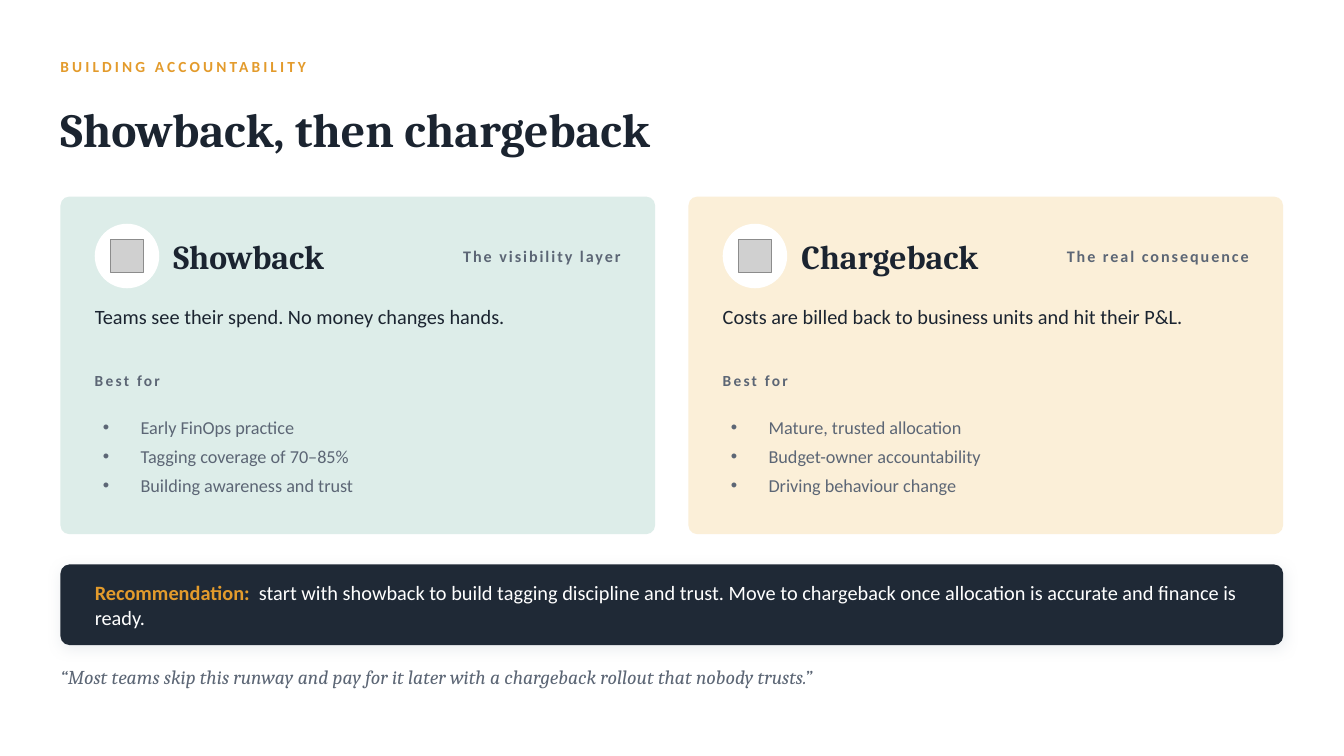
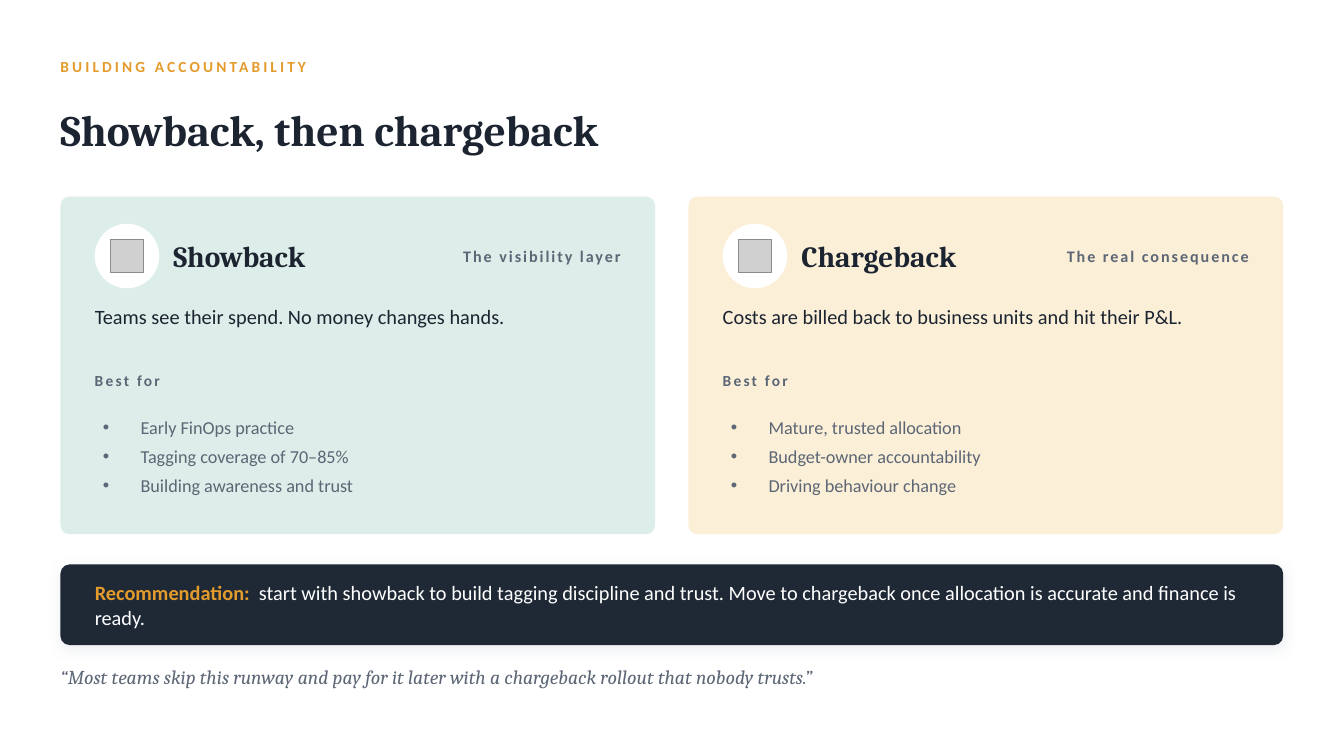
Before and after one commit to arielga5-code/Finops, a slide deck: slide 11 of presentations/finops-gaining-visibility.pptx. Drawn at 1344x756 pixels with LibreOffice and Linux fonts; fonts in the diff are those of the drawing; grey boxes stand for pictures. Boxes give left, top, right and bottom in pixels: in the first picture for what was removed or moved away, otherwise in the second. Text is boxed around its words. In the diff, an @@ line names an element or a change of style, - is before the commit and + after.

```diff
--- a/presentations/finops-gaining-visibility.pptx
+++ b/presentations/finops-gaining-visibility.pptx
@@ text "Showback, then chargeback" at [60,115,598,156]: size 34 to 31 pt @@
@@ text "Showback" at [173,246,305,267]: size 24 to 21 pt @@
@@ text "Chargeback" at [801,246,956,274]: size 24 to 21 pt @@
```
Also in this commit, not shown: 12 other slides changed, 9 other files.
